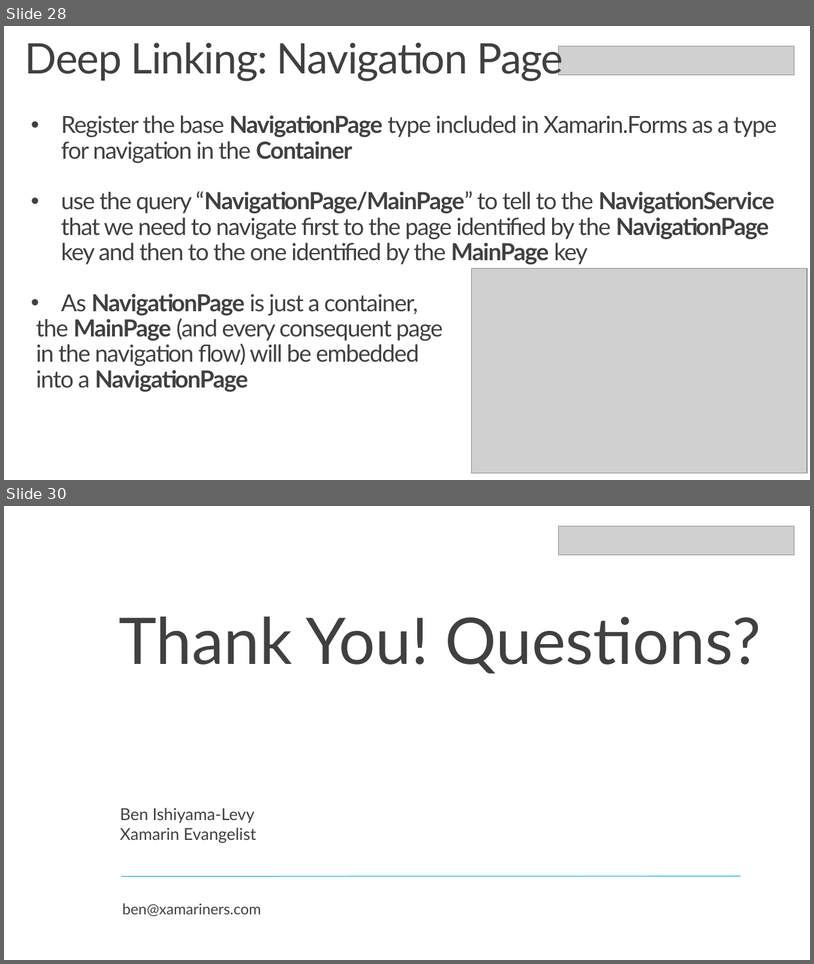
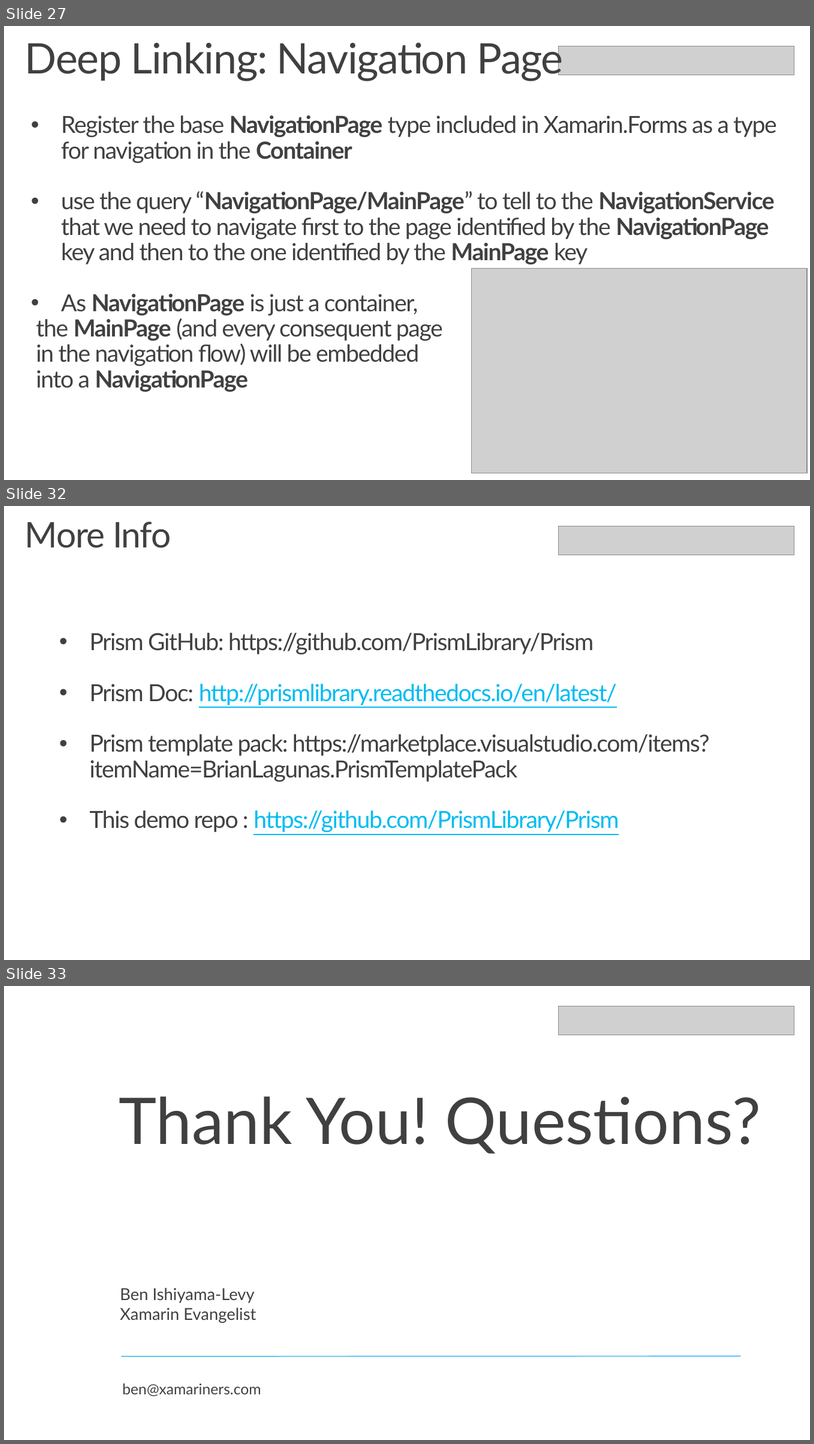
Before and after one commit to Xamariners/PrismDemo, a slide deck: media/PrismDemo.pptx. Shown one above the other, each under a label of ours: slides 28 and 30 before the commit, slides 27, 32 and 33 after it; the slides between them are not shown. The pictures are 814x964 and 814x1444 pixels, drawn with LibreOffice and Linux fonts; fonts in the diff are those of the drawing; grey boxes stand for pictures; background and template pictures are left out. Boxes give left, top, right and bottom in pixels: in the first picture for what was removed or moved away, otherwise in the second. Text is boxed around its words. In the diff, an @@ line names an element or a change of style, - is before the commit and + after.

```diff
--- a/media/PrismDemo.pptx
+++ b/media/PrismDemo.pptx
@@ slide 32 added at (x1=4, y1=506, x2=810, y2=960), background picture (left out) @@
@@ text added at (x1=25, y1=522, x2=171, y2=548), 42 pt, text #404040 @@
+More Info
@@ picture added at (x1=559, y1=526, x2=795, y2=555) @@
@@ text added at (x1=90, y1=633, x2=710, y2=832), 28 pt, text #404040 @@
+• Prism GitHub: https://github.com/PrismLibrary/Prism
+• Prism Doc: http://prismlibrary.readthedocs.io/en/latest/
+• Prism template pack: https://marketplace.visualstudio.com/items?itemName=BrianLagunas.PrismTemplatePack
+• This demo repo : https://github.com/PrismLibrary/Prism
+`
@@ what was slide 28 is now slide 27 @@
@@ what was slide 30 is now slide 33 @@
```
Also in this commit, not shown: 3 slides changed, 3 other slides added, 1 slide removed.
